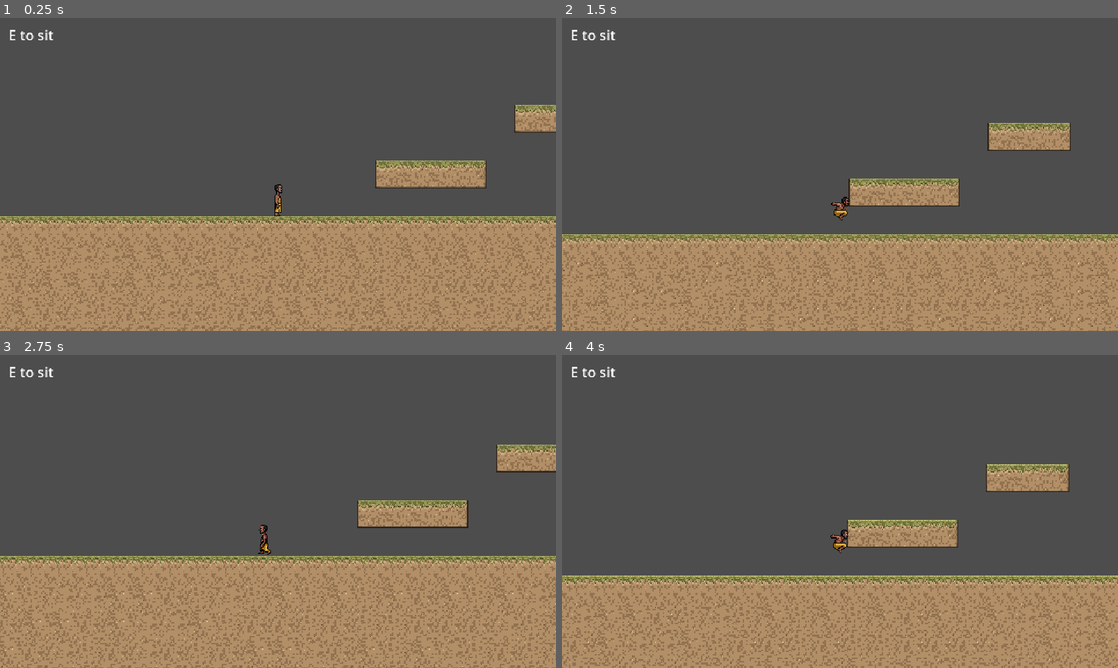
Above: before the commit, frames 1-4 (two rows, left to right).
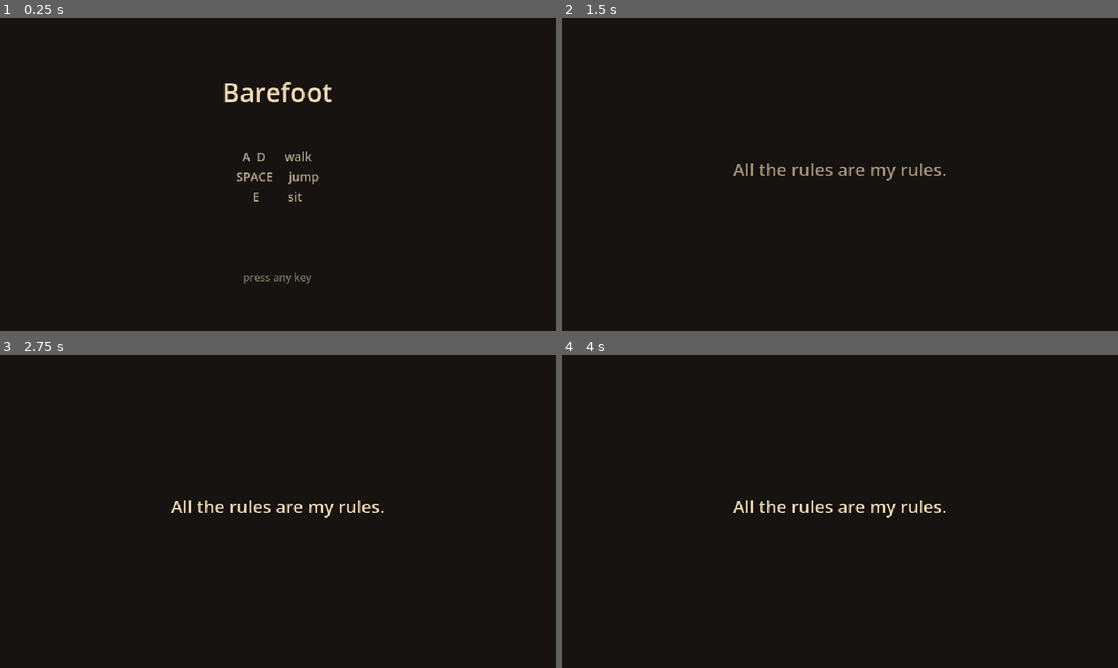
Above: after the commit, the same moments.

Repository: MariusHeider/the-still-path
Game: Godot game, scene res://Scenes/title.tscn
Two runs of this game, one before a commit and one after it. Both use one fixed random seed, a clock stepped at 60 frames per second and the inputs below. Before the commit the project starts from res://Scenes/playground.tscn.
Inputs (mouse positions are in pixels of both pictures, inside the frame that each line leads up to):
- Up to frame 1 (0.25 s): no input
- Up to frame 2 (1.5 s): tap Enter at 0.5 s; move the mouse to (962, 158) at 0.52 s; hold D (move_right) from 0.53 s (still down); tap Space (jump) at 0.6, 0.77, 1.07 s; click (962, 158) at 0.67 s; move the mouse to (728, 190) at 1.27 s; tap E (interact) at 1.35 s; click (728, 190) at 1.42 s
- Up to frame 3 (2.75 s): tap Space (jump) at 1.52, 1.55, 1.82, 2.1 s; move the mouse to (333, 442) at 2.02 s; release D (move_right) at 2.03 s; hold A (move_left) from 2.03 s (still down); click (333, 442) at 2.17 s
- Up to frame 4 (4 s): move the mouse to (812, 574) at 2.77 s; release A (move_left) at 2.78 s; hold D (move_right) from 2.78 s (still down); tap E (interact) at 2.85 s; click (812, 574) at 2.92 s; tap Space (jump) at 3.02, 3.05, 3.32, 3.6, 3.77 s; move the mouse to (1006, 558) at 3.52 s; click (1006, 558) at 3.67 s

The runs differ from the first frame. In frame 1, 100% of the frame differs, in the area x 0-100%, y 0-100%; in frame 2, 100%; in frame 3, 100%; in frame 4, 100%.

Commit message:
Web export, and a title-to-ending flow
Adds a Web export preset with threads disabled, which is what lets the build
run on a plain static host like GitHub Pages: threaded builds need COOP/COEP
headers that Pages cannot set. Verified by serving the build locally and
playing it in a browser. The licensed source tileset is excluded from the
export so it never ships.

Adds the end-to-end spine: a title screen that explains the controls and then
names the first tool, a summit object that rewards stillness with nothing at
all, and a closing screen that offers no play-again.

Co-Authored-By: Claude Opus 5 <noreply@anthropic.com>

Diff:
--- /dev/null
+++ b/Scenes/ending.tscn
@@ -0,0 +1,38 @@
+[gd_scene load_steps=2 format=3]
+
+[ext_resource type="Script" path="res://Scripts/ending.gd" id="1_ending"]
+
+[node name="Ending" type="Control"]
+anchors_preset = 15
+anchor_right = 1.0
+anchor_bottom = 1.0
+grow_horizontal = 2
+grow_vertical = 2
+script = ExtResource("1_ending")
+
+[node name="Background" type="ColorRect" parent="."]
+anchors_preset = 15
+anchor_right = 1.0
+anchor_bottom = 1.0
+grow_horizontal = 2
+grow_vertical = 2
+color = Color(0.086, 0.074, 0.062, 1)
+
+[node name="Lines" type="Label" parent="."]
+offset_top = 120.0
+offset_right = 640.0
+offset_bottom = 210.0
+theme_override_colors/font_color = Color(0.937, 0.855, 0.706, 1)
+theme_override_font_sizes/font_size = 17
+text = "What is there right now is all there is.
+
+Thank you for sitting."
+horizontal_alignment = 1
+
+[node name="Quit" type="Button" parent="."]
+offset_left = 270.0
+offset_top = 262.0
+offset_right = 370.0
+offset_bottom = 286.0
+theme_override_font_sizes/font_size = 13
+text = "close"
--- /dev/null
+++ b/Scenes/focus_summit.tscn
@@ -0,0 +1,17 @@
+[gd_scene load_steps=3 format=3]
+
+[ext_resource type="Script" path="res://Scripts/focus_summit.gd" id="1_summit"]
+[ext_resource type="Texture2D" path="res://Assets/Tileset/tileset_generated.png" id="2_sheet"]
+
+[sub_resource type="AtlasTexture" id="AtlasTexture_pillar"]
+atlas = ExtResource("2_sheet")
+region = Rect2(32, 128, 32, 32)
+
+[node name="FocusSummit" type="Node2D"]
+script = ExtResource("1_summit")
+focus_time = 8.0
+
+[node name="Marker" type="Sprite2D" parent="."]
+texture_filter = 1
+position = Vector2(0, -16)
+texture = SubResource("AtlasTexture_pillar")
--- a/Scenes/playground.tscn
+++ b/Scenes/playground.tscn
@@ -1,10 +1,11 @@
-[gd_scene load_steps=6 format=3]
+[gd_scene load_steps=7 format=3]
 
 [ext_resource type="Script" path="res://Scripts/playground.gd" id="1_playground"]
 [ext_resource type="TileSet" path="res://Assets/Tileset/terrain.tres" id="2_terrain"]
 [ext_resource type="PackedScene" path="res://Scenes/player.tscn" id="3_player"]
 [ext_resource type="PackedScene" path="res://Scenes/focus_stone.tscn" id="4_stone"]
 [ext_resource type="PackedScene" path="res://Scenes/focus_plant.tscn" id="5_plant"]
+[ext_resource type="PackedScene" path="res://Scenes/focus_summit.tscn" id="6_summit"]
 
 [node name="Playground" type="Node2D"]
 script = ExtResource("1_playground")
@@ -18,6 +19,9 @@
 [node name="Plant" parent="." instance=ExtResource("5_plant")]
 position = Vector2(960, 320)
 
+[node name="Summit" parent="." instance=ExtResource("6_summit")]
+position = Vector2(1100, 192)
+
 [node name="Player" parent="." instance=ExtResource("3_player")]
 position = Vector2(80, 320)
 
--- /dev/null
+++ b/Scenes/title.tscn
@@ -0,0 +1,57 @@
+[gd_scene load_steps=2 format=3]
+
+[ext_resource type="Script" path="res://Scripts/title.gd" id="1_title"]
+
+[node name="Title" type="Control"]
+anchors_preset = 15
+anchor_right = 1.0
+anchor_bottom = 1.0
+grow_horizontal = 2
+grow_vertical = 2
+script = ExtResource("1_title")
+
+[node name="Background" type="ColorRect" parent="."]
+anchors_preset = 15
+anchor_right = 1.0
+anchor_bottom = 1.0
+grow_horizontal = 2
+grow_vertical = 2
+color = Color(0.086, 0.074, 0.062, 1)
+
+[node name="Title" type="Label" parent="."]
+offset_top = 64.0
+offset_right = 640.0
+offset_bottom = 104.0
+theme_override_colors/font_color = Color(0.937, 0.855, 0.706, 1)
+theme_override_font_sizes/font_size = 30
+text = "Barefoot"
+horizontal_alignment = 1
+
+[node name="Controls" type="Label" parent="."]
+offset_top = 150.0
+offset_right = 640.0
+offset_bottom = 240.0
+theme_override_colors/font_color = Color(0.706, 0.647, 0.553, 1)
+theme_override_font_sizes/font_size = 14
+text = "A  D      walk
+SPACE     jump
+E         sit"
+horizontal_alignment = 1
+
+[node name="Prompt" type="Label" parent="."]
+offset_top = 290.0
+offset_right = 640.0
+offset_bottom = 310.0
+theme_override_colors/font_color = Color(0.478, 0.435, 0.373, 1)
+theme_override_font_sizes/font_size = 12
+text = "press any key"
+horizontal_alignment = 1
+
+[node name="Tool" type="Label" parent="."]
+offset_top = 160.0
+offset_right = 640.0
+offset_bottom = 200.0
+theme_override_colors/font_color = Color(0.937, 0.855, 0.706, 1)
+theme_override_font_sizes/font_size = 20
+text = "All the rules are my rules."
+horizontal_alignment = 1
--- /dev/null
+++ b/Scripts/ending.gd
@@ -0,0 +1,23 @@
+extends Control
+## Closing screen.
+##
+## Deliberately offers no "play again". The whole argument of the game is that
+## it is possible to make something that lets go of you, so the last screen
+## thanks the player and closes. Anything else would contradict the thing the
+## game just spent ten minutes saying.
+
+func _ready() -> void:
+	$Lines.modulate.a = 0.0
+	$Quit.modulate.a = 0.0
+	var tween := create_tween()
+	tween.tween_interval(0.6)
+	tween.tween_property($Lines, "modulate:a", 1.0, 1.6)
+	tween.tween_interval(1.4)
+	tween.tween_property($Quit, "modulate:a", 1.0, 0.8)
+	tween.tween_callback(func() -> void: $Quit.disabled = false)
+	$Quit.pressed.connect(_on_quit_pressed)
+	$Quit.disabled = true
+
+
+func _on_quit_pressed() -> void:
+	get_tree().quit()
--- /dev/null
+++ b/Scripts/focus_summit.gd
@@ -0,0 +1,23 @@
+extends Focusable
+class_name FocusSummit
+## The last thing the seeker sits beside, where nothing happens.
+##
+## Every other Focusable rewards stillness with an effect: a slab moves, a
+## sapling flowers. This one does not. The player has been taught to sit in
+## order to get something, and here is asked to sit for nothing at all -- which
+## is the whole point, and the third tool of the crash course.
+
+@export_file("*.tscn") var next_scene := "res://Scenes/ending.tscn"
+## Seconds between the stillness completing and the scene changing. Long enough
+## that the player notices nothing happened.
+@export var linger := 2.5
+
+
+func _on_complete() -> void:
+	var tween := create_tween()
+	tween.tween_interval(linger)
+	tween.tween_callback(_leave)
+
+
+func _leave() -> void:
+	get_tree().change_scene_to_file(next_scene)
--- /dev/null
+++ b/Scripts/title.gd
@@ -0,0 +1,40 @@
+extends Control
+## Opening screen. Explains the controls, then names the tool.
+##
+## The first tool of the crash course is "all the rules are my rules", and the
+## one place in a game where that is literally true is the controls screen. So
+## the line arrives AFTER the player has read the rules, not before: it lands as
+## a recognition rather than as a lesson to be applied.
+
+const LEVEL := "res://Scenes/playground.tscn"
+
+var _started := false
+
+
+func _ready() -> void:
+	$Tool.modulate.a = 0.0
+
+
+func _unhandled_input(event: InputEvent) -> void:
+	if _started:
+		return
+	var pressed_key := event is InputEventKey and event.is_pressed() and not event.is_echo()
+	var pressed_mouse := event is InputEventMouseButton and event.is_pressed()
+	if pressed_key or pressed_mouse:
+		_begin()
+
+
+func _begin() -> void:
+	_started = true
+	var tween := create_tween()
+	tween.tween_property($Title, "modulate:a", 0.0, 0.4)
+	tween.parallel().tween_property($Controls, "modulate:a", 0.0, 0.4)
+	tween.parallel().tween_property($Prompt, "modulate:a", 0.0, 0.4)
+	tween.tween_property($Tool, "modulate:a", 1.0, 0.9)
+	tween.tween_interval(2.8)
+	tween.tween_property($Tool, "modulate:a", 0.0, 0.9)
+	tween.tween_callback(_enter_level)
+
+
+func _enter_level() -> void:
+	get_tree().change_scene_to_file(LEVEL)
--- a/project.godot
+++ b/project.godot
@@ -11,7 +11,7 @@
 [application]
 
 config/name="SPHackathon092026"
-run/main_scene="res://Scenes/playground.tscn"
+run/main_scene="res://Scenes/title.tscn"
 config/features=PackedStringArray("4.6", "GL Compatibility")
 config/icon="res://icon.svg"
 
--- /dev/null
+++ b/tools/check_scenes.gd
@@ -0,0 +1,10 @@
+extends SceneTree
+func _initialize() -> void:
+	for path in ["res://Scenes/title.tscn", "res://Scenes/ending.tscn",
+			"res://Scenes/focus_summit.tscn", "res://Scenes/playground.tscn"]:
+		var packed: PackedScene = load(path)
+		var node := packed.instantiate()
+		root.add_child(node)
+		print("  ok  %s -> %s" % [path, node.name])
+		node.queue_free()
+	quit()
Not shown, added: Scripts/ending.gd.uid
Not shown, added: Scripts/focus_summit.gd.uid
Not shown, added: Scripts/title.gd.uid
Not shown, added: export_presets.cfg
